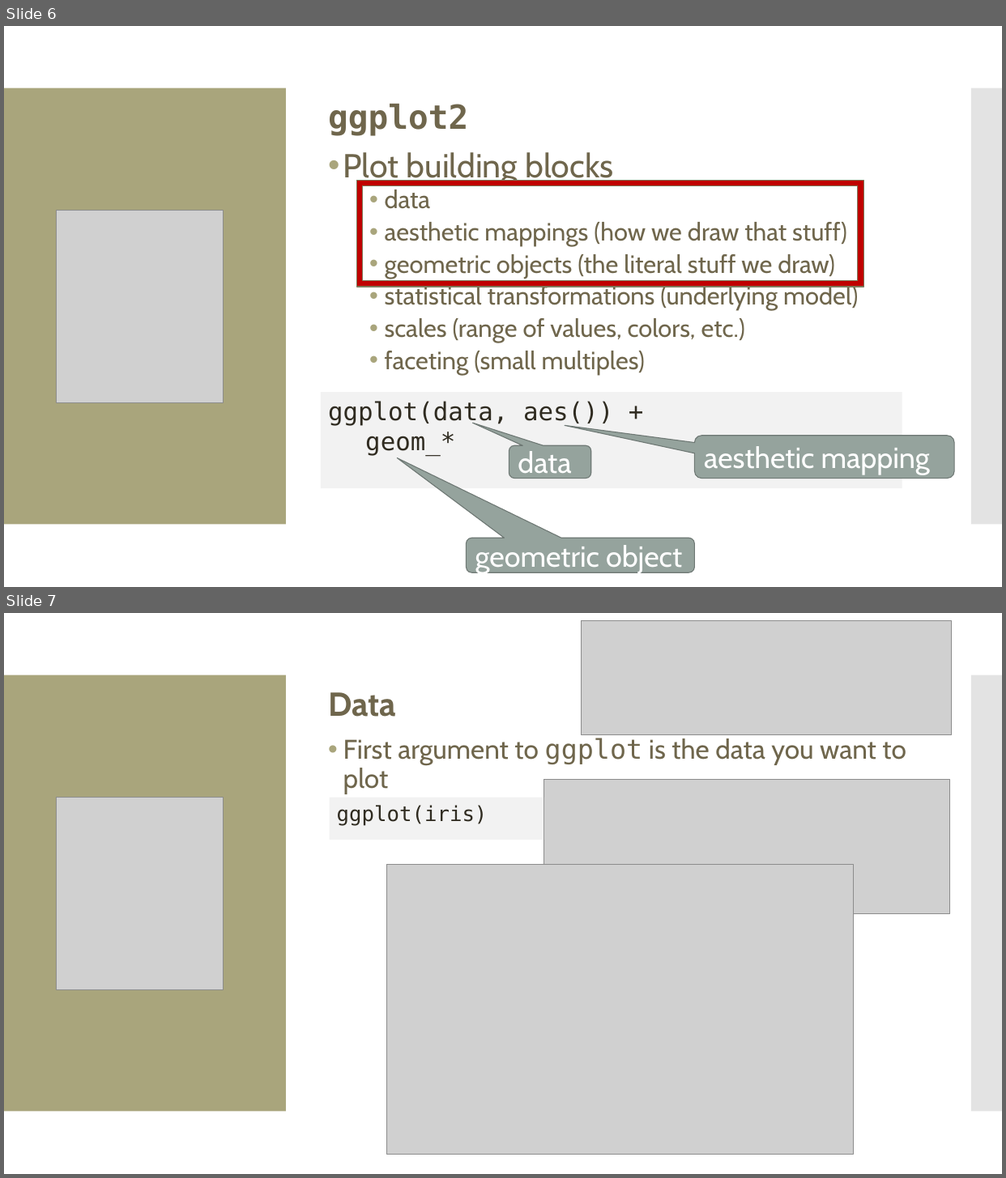
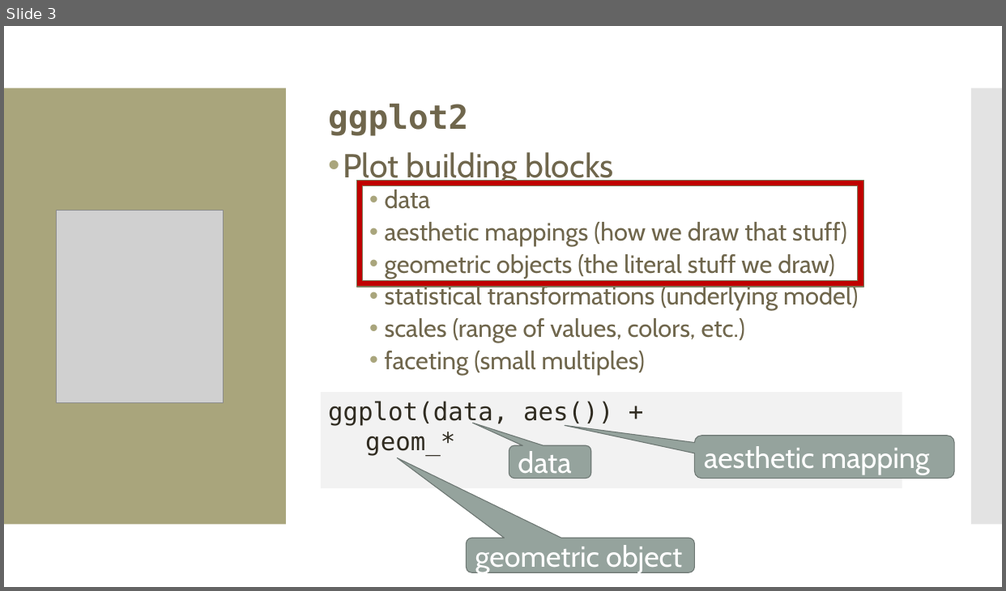
Before and after one commit to amosca01/Intro-DS-F23, a slide deck: slides/07-grammar-of-graphics-color.pptx. Shown one above the other, each under a label of ours: slides 6 and 7 before the commit, slide 3 after it. The pictures are 1006x1178 and 1006x591 pixels, drawn with LibreOffice and Linux fonts; fonts in the diff are those of the drawing; grey boxes stand for pictures. Boxes give left, top, right and bottom in pixels: in the first picture for what was removed or moved away, otherwise in the second. Text is boxed around its words. In the diff, an @@ line names an element or a change of style, - is before the commit and + after.

```diff
--- a/slides/07-grammar-of-graphics-color.pptx
+++ b/slides/07-grammar-of-graphics-color.pptx
@@ slide 7 removed at <box>4,613,1002,1174</box>, background #FFFFFF; not listed: 2 template elements that a slide beside it also shows @@
@@ picture removed at <box>582,620,952,735</box> @@
@@ text removed at <box>328,692,906,794</box> @@
-Data
-• First argument to ggplot is the data you want to plot
@@ picture removed at <box>543,779,949,914</box> @@
@@ picture removed at <box>57,797,223,990</box> @@
@@ rectangle removed at <box>330,797,543,840</box> @@
-ggplot(iris)
@@ picture removed at <box>386,865,854,1154</box> @@
@@ what was slide 6 is now slide 3 @@
```
Also in this commit, not shown: 3 slides changed, 20 slides added, 4 other slides removed, 4 other files.
